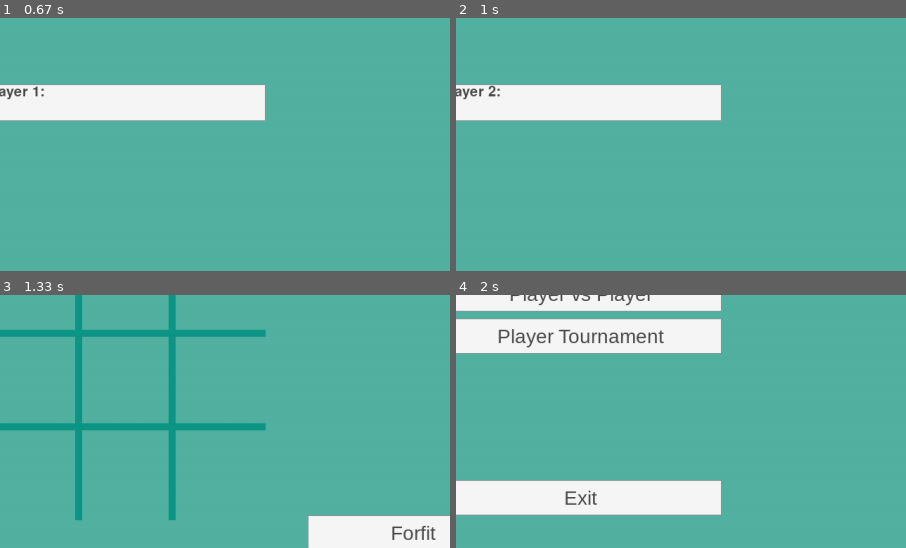
Above: before the commit, frames 1-4 (two rows, left to right).
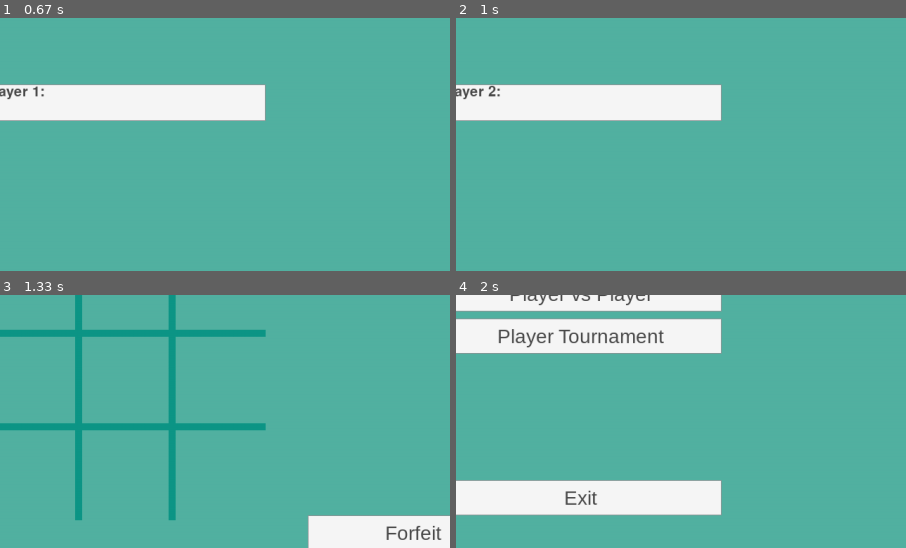
Above: after the commit, the same moments.

Repository: CristofferJakobsson/sepm-team-a
Game: pygame game, started from src/user_interface/user_interface.py
Two runs of this game, one before a commit and one after it. Both use one fixed random seed, a clock stepped at 60 frames per second and the inputs below.
Inputs (mouse positions are % of the whole screen's width and height, from its top left):
- Up to frame 1 (0.67 s): click (50, 50) at 0.38 s
- Up to frame 2 (1 s): tap Enter at 0.67 s
- Up to frame 3 (1.33 s): tap Enter at 1 s
- Up to frame 4 (2 s): click (38, 42) at 1.45 s; click (19, 94) at 1.78 s
The pictures show only the part of the screen within x 36-86%, y 47-97%; the shares and areas given below are measured in that part.

Frames 1-2 are identical in both runs. In frame 3, 0.4% of the frame differs, in the area x 85-99%, y 91-97%; in frame 4, nothing differs.

Commit message:
Forfeit button now actually forfeits the game for the active player

Diff:
--- a/src/game_platform/game_platform.py
+++ b/src/game_platform/game_platform.py
@@ -170,3 +170,6 @@
                 return
             else:
                 self.player2.move = self.board.findClickedBox(mousepos)
+
+    def playerForfeit(self):
+        self.handleWin(self.currentplayer*-1)
--- a/src/user_interface/user_interface.py
+++ b/src/user_interface/user_interface.py
@@ -75,9 +75,7 @@
 			)
 		)
 		self.askfornames  = Playernames(self.mainArea)
-
 		self.renderTop("","", 1)
-
 		self.border   = pygame.draw.line(
 			self.screen,
 			self.color_border,
@@ -276,8 +274,8 @@
 				450,
 				buttonHalfWidth*2,
 				buttonHeight,
-				"Forfit",
-				self.displayMainMenu
+				"Forfeit",
+				self.playerForfeit
 			))
 		]
 		if tournamentgame:
@@ -393,6 +391,11 @@
 			)
 		)
 
+	def playerForfeit(self):
+		if(hasattr(self, 'game')):
+			if(self.game):
+				self.game.playerForfeit()
+
 	def displayTournamentGame(self, replaygame=False):
 		self.visiblebuttons = []
 		self.mainArea.fill(self.color_background)
